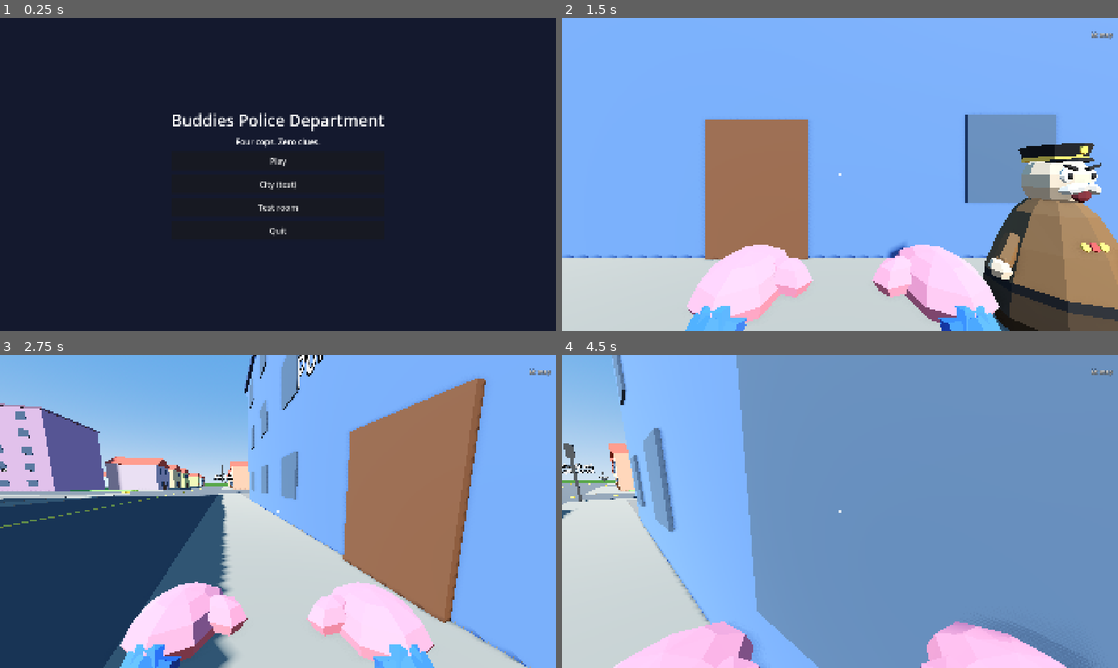
Above: before the commit, frames 1-4 (two rows, left to right).
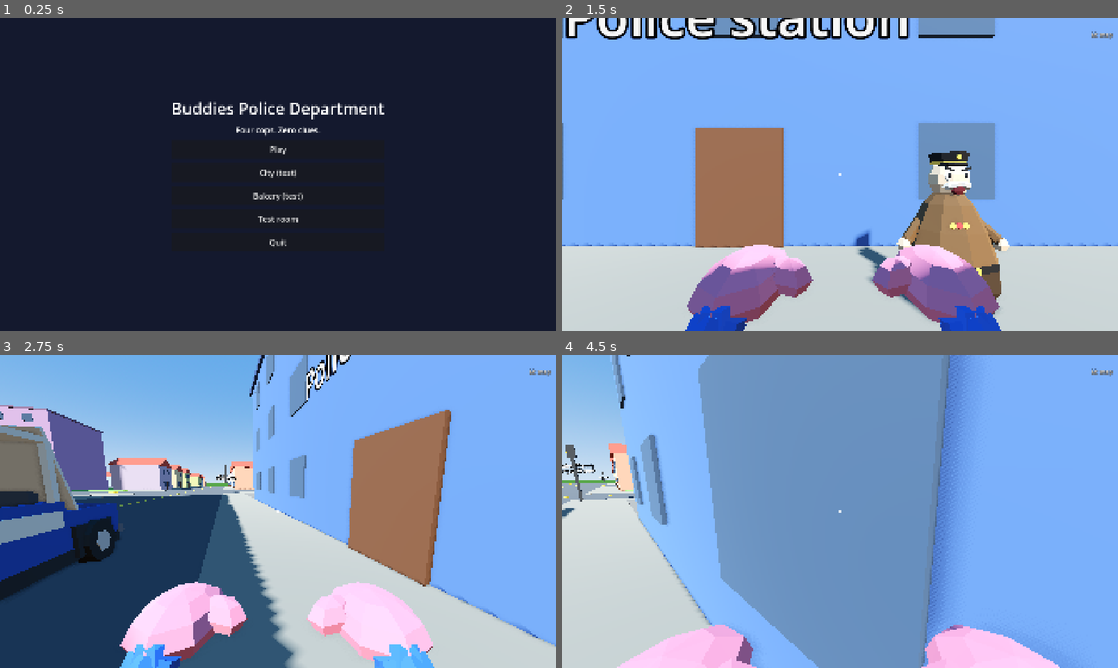
Above: after the commit, the same moments.

Repository: cristiangelini/BPD
Game: Godot game, scene res://scenes/ui/main_menu.tscn
The game is run twice, just before and just after one commit, with the same random seed, the same clock (stepped at 60 frames per second) and the same inputs.
Inputs (mouse positions are in pixels of both pictures, inside the frame that each line leads up to):
- Up to frame 1 (0.25 s): no input
- Up to frame 2 (1.5 s): click "City (test)" (after the commit: "Bakery (test)") at 0.5 s; tap Enter at 1.25 s; move the mouse to (962, 158) at 1.27 s; hold D (move_right) from 1.28 s (still down); hold Shift (run) from 1.28 s (still down); click (962, 158) at 1.42 s
- Up to frame 3 (2.75 s): tap Space (jump) at 1.52, 2.27 s; tap E (use) at 1.55, 2.1 s; move the mouse to (250, 511) at 2.02 s; release D (move_right) at 2.03 s; release Shift (run) at 2.03 s; hold W (move_forward) from 2.03 s (still down); tap Shift (run) at 2.3 s
- Up to frame 4 (4.5 s): keep holding W (move_forward); move the mouse to (851, 505) at 2.77 s; hold R (ask) 2.78-3.53 s; tap E (use) at 3.05 s; move the mouse to (834, 517) at 3.52 s; tap Q (checklist) at 3.6 s; click (834, 517) at 3.67 s; tap Space (jump) at 3.77 s; tap Shift (run) at 3.8 s; move the mouse to (878, 514) at 4.27 s; hold Ctrl (crouch) from 4.28 s (still down)

The runs differ from the first frame. In frame 1, 2.6% of the frame differs, in the area x 31-70%, y 26-74%; in frame 2, 34%; in frame 3, 25%; in frame 4, 37%, in the area x 0-100%, y 0-100%.

Commit message:
Bakery: the place inside, on its lot in the city
Shop, bakehouse, storeroom, bathroom and Marta's flat built from shared
PlaceBuilder pieces, with 12 hiding spots, the locked bakehouse and back
doors, and a menu test button. The city can keep the live place's block
ground so the bakery only brings its own lot.

Co-Authored-By: Claude Opus 5.5 (1M context) <noreply@anthropic.com>
Claude-Session: https://claude.ai/code/session_01UXwRy4nCUmp8Zcg5tBLZhH

Diff:
--- /dev/null
+++ b/scenes/levels/bakery.tscn
@@ -0,0 +1,54 @@
+[gd_scene format=3]
+
+[ext_resource type="Script" path="res://scripts/levels/bakery.gd" id="1"]
+[ext_resource type="Script" path="res://scripts/levels/city.gd" id="4"]
+[ext_resource type="PackedScene" path="res://scenes/player/cop.tscn" id="2"]
+[ext_resource type="PackedScene" path="res://scenes/vehicles/patrol_car.tscn" id="3"]
+
+[sub_resource type="ProceduralSkyMaterial" id="SkyMat"]
+sky_top_color = Color(0.32, 0.56, 0.9, 1)
+sky_horizon_color = Color(0.75, 0.85, 0.95, 1)
+ground_horizon_color = Color(0.75, 0.85, 0.95, 1)
+ground_bottom_color = Color(0.4, 0.37, 0.33, 1)
+
+[sub_resource type="Sky" id="Sky"]
+sky_material = SubResource("SkyMat")
+
+[sub_resource type="Environment" id="Env"]
+background_mode = 2
+sky = SubResource("Sky")
+ambient_light_source = 3
+ambient_light_sky_contribution = 0.6
+ambient_light_energy = 0.45
+tonemap_mode = 2
+tonemap_exposure = 0.85
+ssao_enabled = true
+ssao_radius = 1.2
+ssao_intensity = 1.6
+adjustments_enabled = true
+adjustments_saturation = 1.2
+
+[node name="Bakery" type="Node3D"]
+script = ExtResource("1")
+
+[node name="Environment" type="WorldEnvironment" parent="."]
+environment = SubResource("Env")
+
+[node name="Sun" type="DirectionalLight3D" parent="."]
+transform = Transform3D(0.866, -0.354, 0.354, 0, 0.707, 0.707, -0.5, -0.612, 0.612, 0, 8, 0)
+light_color = Color(1, 0.93, 0.82, 1)
+light_energy = 1.2
+shadow_enabled = true
+shadow_blur = 1.5
+directional_shadow_max_distance = 120.0
+
+[node name="City" type="Node3D" parent="."]
+script = ExtResource("4")
+live_place = "bakery"
+live_block_ground = false
+
+[node name="Built" type="Node3D" parent="."]
+
+[node name="Cop" parent="." instance=ExtResource("2")]
+
+[node name="PatrolCar" parent="." instance=ExtResource("3")]
--- a/scenes/ui/main_menu.tscn
+++ b/scenes/ui/main_menu.tscn
@@ -61,6 +61,13 @@
 theme_override_font_sizes/font_size = 28
 text = "MENU_CITY"
 
+[node name="BakeryButton" type="Button" parent="Box"]
+unique_name_in_owner = true
+custom_minimum_size = Vector2(0, 64)
+layout_mode = 2
+theme_override_font_sizes/font_size = 28
+text = "MENU_BAKERY"
+
 [node name="TestRoomButton" type="Button" parent="Box"]
 unique_name_in_owner = true
 custom_minimum_size = Vector2(0, 64)
--- /dev/null
+++ b/scripts/levels/bakery.gd
@@ -0,0 +1,197 @@
+class_name Bakery
+extends Node3D
+
+## The bakery "El Pan Feliz" (docs/diseno/panaderia.md, step 1): the shop, the bakehouse, the storeroom and a
+## bathroom downstairs, and Marta's flat upstairs, on its lot in the city with the front to +Z. The shop is open,
+## with the shutter half up; the bakehouse door and the back door are locked. Marta, her customers and the stories
+## come in the next steps. Every number here is (propuesta).
+
+const DOOR_SCENE := preload("res://scenes/props/front_door.tscn")
+const HALF_X := 8.0
+const HALF_Z := 7.0
+## The shop floor sits a little over the city's paved block, which runs under it.
+const FLOOR_TOP := 0.06
+## The wall between the shop (front) and the back rooms, and the one between the storeroom (west) and the bakehouse.
+const SHOP_BACK := 1.0
+const STORE_EAST := 0.0
+const STAIR_X := -7.2
+const STAIR_FOOT := -0.2
+const STAIR_RUN := 3.75
+const BAKEHOUSE_DOOR_X := 3.0
+const BACK_DOOR_X := 2.0
+const ENTRANCE_X := -4.0
+const BALCONY_X := 4.0
+const BALCONY_DEPTH := 1.5
+
+const OUTSIDE := Color(0.95, 0.75, 0.4)
+const INSIDE := Color(1.0, 0.93, 0.8)
+const BAKEHOUSE := Color(0.85, 0.85, 0.82)
+const FLAT := Color(0.75, 0.85, 0.95)
+const TILES := Color(0.8, 0.72, 0.62)
+const FLOOR_WOOD := Color(0.66, 0.44, 0.28)
+const WOOD := Color(0.55, 0.36, 0.25)
+const WHITE := Color(0.92, 0.92, 0.88)
+const STEEL := Color(0.6, 0.62, 0.66)
+const GLASS := Color(0.55, 0.75, 0.85, 0.35)
+const BREAD := Color(0.85, 0.58, 0.3)
+const CAKE := Color(1.0, 0.7, 0.8)
+const FLOUR := Color(0.95, 0.93, 0.88)
+const SHUTTER := Color(0.55, 0.57, 0.6)
+const AWNING := Color(0.75, 0.3, 0.25)
+
+## Hiding spots: where something can wait, with its surface height, and whether a heavy item fits.
+const SPOTS := [
+	{"id": "in_oven", "at": Vector3(6.8, FLOOR_TOP + 0.05, -5.6), "heavy": true},
+	{"id": "behind_flour", "at": Vector3(-2.0, FLOOR_TOP, -6.7), "heavy": true},
+	{"id": "in_fridge", "at": Vector3(-0.9, 1.025, -0.2), "heavy": false},
+	{"id": "under_counter", "at": Vector3(3.5, FLOOR_TOP + 0.05, 3.5), "heavy": true},
+	{"id": "in_display", "at": Vector3(-1.5, FLOOR_TOP + 0.05, 4.5), "heavy": false},
+	{"id": "on_mixer", "at": Vector3(0.9, 1.0, -6.0), "heavy": false},
+	{"id": "on_wardrobe", "at": Vector3(7.5, GameScale.FLOOR_HEIGHT + 2.0, 3.0), "heavy": false},
+	{"id": "on_balcony", "at": Vector3(BALCONY_X + 1.0, GameScale.FLOOR_HEIGHT, HALF_Z + 0.8), "heavy": true},
+	{"id": "bread_shelf", "at": Vector3(-7.55, 1.025, 4.0), "heavy": false},
+	{"id": "under_kneading_table", "at": Vector3(4.0, FLOOR_TOP, -2.5), "heavy": true},
+	{"id": "in_bathroom", "at": Vector3(-7.0, FLOOR_TOP, -6.3), "heavy": true},
+	{"id": "under_bed", "at": Vector3(4.0, GameScale.FLOOR_HEIGHT, -3.5), "heavy": false},
+]
+
+## Where the patrol car parks at the station, in this scene's space.
+var station_parking: Transform3D
+var bakehouse_door: FrontDoor
+var back_door: FrontDoor
+var city_map: CityMap
+var _build: PlaceBuilder
+@onready var car: PatrolCar = $PatrolCar
+
+
+func _ready() -> void:
+	_build = PlaceBuilder.new($Built)
+	_build_shell()
+	_build_shop()
+	_build_back_rooms()
+	_build_flat()
+	bakehouse_door = _door(Vector3(BAKEHOUSE_DOOR_X - GameScale.DOOR_WIDTH / 2, 0, SHOP_BACK), 0.0)
+	back_door = _door(Vector3(BACK_DOOR_X + GameScale.DOOR_WIDTH / 2, 0, -HALF_Z), PI)
+	var city: Node3D = $City
+	city.transform = CityLayout.anchor("bakery")
+	station_parking = city.transform * CityLayout.parking("station")
+	car.global_transform = station_parking.translated_local(Vector3.UP * 0.05)
+	$Cop.global_position = car.to_global(Vector3(2.5, 0.1, 0.55))
+	city_map = CityMap.new()
+	add_child(city_map)
+	city_map.setup(city, "bakery", car)
+
+
+func _door(at: Vector3, turn: float) -> FrontDoor:
+	var door: FrontDoor = DOOR_SCENE.instantiate()
+	door.position = at
+	door.rotation.y = turn
+	add_child(door)
+	return door
+
+
+## Floors, outer walls, the roof and the front: the entrance, the shop window with the shutter half up, the sign.
+func _build_shell() -> void:
+	var up := GameScale.FLOOR_HEIGHT
+	_build.slab(-HALF_X, HALF_X, -HALF_Z, HALF_Z, FLOOR_TOP, TILES)
+	# Upstairs floor with the hole over the stairs, and the roof.
+	# The hole is wider than the stairs, so a cop's head doesn't hit its edge, with a railing on its open side.
+	var hole := Rect2(-HALF_X, STAIR_FOOT - STAIR_RUN, STAIR_X + GameScale.STAIR_WIDTH / 2 + 0.6 + HALF_X, STAIR_RUN)
+	_build.slab(-HALF_X, hole.position.x, -HALF_Z, HALF_Z, up, FLOOR_WOOD)
+	_build.slab(hole.end.x, HALF_X, -HALF_Z, HALF_Z, up, FLOOR_WOOD)
+	_build.slab(hole.position.x, hole.end.x, -HALF_Z, hole.position.y, up, FLOOR_WOOD)
+	_build.slab(hole.position.x, hole.end.x, hole.end.y, HALF_Z, up, FLOOR_WOOD)
+	_build.box(Vector3(hole.end.x, up + 0.5, hole.get_center().y), Vector3(0.08, 1.0, STAIR_RUN), WHITE)
+	_build.slab(-HALF_X - 0.2, HALF_X + 0.2, -HALF_Z - 0.2, HALF_Z + 0.2, up * 2, OUTSIDE.darkened(0.35))
+	for level in 2:
+		_build.wall("x", -HALF_Z, -HALF_X, HALF_X, level, [BACK_DOOR_X] if level == 0 else [], OUTSIDE)
+		_build.wall("z", -HALF_X, -HALF_Z, HALF_Z, level, [], OUTSIDE)
+		_build.wall("z", HALF_X, -HALF_Z, HALF_Z, level, [], OUTSIDE)
+	_build.wall("x", HALF_Z, -HALF_X, HALF_X, 1, [BALCONY_X], OUTSIDE)
+	# Downstairs front: wall with the entrance, then the shop window from x = -1 to 7.
+	var height := up - PlaceBuilder.SLAB
+	_build.wall("x", HALF_Z, -HALF_X, -1.0, 0, [ENTRANCE_X], OUTSIDE)
+	_build.box(Vector3(3.0, 0.45, HALF_Z), Vector3(8.0, 0.9, PlaceBuilder.WALL), OUTSIDE)
+	_build.box(Vector3(3.0, 2.4, HALF_Z), Vector3(8.0, height - 2.3, PlaceBuilder.WALL), OUTSIDE)
+	_build.box(Vector3(3.0, 1.6, HALF_Z), Vector3(8.0, 1.4, 0.04), GLASS)
+	_build.box(Vector3(7.5, height / 2, HALF_Z), Vector3(1.0, height, PlaceBuilder.WALL), OUTSIDE)
+	# The shutter, half up over the window and the entrance; an awning; the sign.
+	_build.mesh_box(Vector3(3.0, 2.0, HALF_Z + 0.1), Vector3(8.0, 0.6, 0.05), SHUTTER)
+	_build.mesh_box(Vector3(ENTRANCE_X, 2.0, HALF_Z + 0.1), Vector3(GameScale.DOOR_WIDTH, 0.2, 0.05), SHUTTER)
+	_build.mesh_box(Vector3(0, 2.6, HALF_Z + 0.8), Vector3(HALF_X * 2 - 1, 0.1, 1.5), AWNING)
+	var sign_label := Label3D.new()
+	sign_label.text = "PLACE_BAKERY"
+	sign_label.font_size = 72
+	sign_label.pixel_size = 0.01
+	sign_label.outline_size = 14
+	sign_label.position = Vector3(-3.5, up + 1.5, HALF_Z + 0.12)
+	$Built.add_child(sign_label)
+	# Balcony upstairs, off Marta's bedroom.
+	_build.box(Vector3(BALCONY_X + 0.5, up - 0.1, HALF_Z + BALCONY_DEPTH / 2), Vector3(4.0, 0.2, BALCONY_DEPTH), WHITE)
+	_build.box(Vector3(BALCONY_X + 0.5, up + 0.5, HALF_Z + BALCONY_DEPTH), Vector3(4.0, 1.0, 0.06), WHITE)
+	for x: float in [BALCONY_X - 1.5, BALCONY_X + 2.5]:
+		_build.box(Vector3(x, up + 0.5, HALF_Z + BALCONY_DEPTH / 2), Vector3(0.06, 1.0, BALCONY_DEPTH), WHITE)
+
+
+## The shop: counter (open on Marta's side) with the till, the cake display, the bread shelves on the west wall.
+func _build_shop() -> void:
+	_build.wall("x", SHOP_BACK, -HALF_X, HALF_X, 0, [BAKEHOUSE_DOOR_X], INSIDE)
+	_build.open_box(Vector3(3.5, FLOOR_TOP, 3.5), Vector3(5.0, 1.0, 0.7), "-z", WOOD)
+	_build.box(Vector3(5.2, 1.15, 3.5), Vector3(0.5, 0.3, 0.4), STEEL)
+	_build.open_box(Vector3(-1.5, FLOOR_TOP, 4.5), Vector3(2.0, 1.1, 0.8), "top", GLASS)
+	for x: float in [-2.1, -1.5, -0.9]:
+		var cake := CylinderMesh.new()
+		cake.top_radius = 0.22
+		cake.bottom_radius = 0.22
+		cake.height = 0.25
+		_build.mesh(cake, Vector3(x, FLOOR_TOP + 0.18, 4.5), CAKE)
+	for y: float in [0.4, 1.0, 1.6]:
+		_build.box(Vector3(-7.55, y, 4.0), Vector3(0.6, 0.05, 4.0), WOOD)
+		for z: float in [2.6, 3.4, 4.2, 5.0]:
+			_build.mesh(_loaf(), Vector3(-7.55, y + 0.12, z), BREAD, Vector3(0, 0, PI / 2))
+	_build.light(Vector3(0, 2.2, 4.0))
+	_build.light(Vector3(-5, 2.2, 4.0))
+
+
+## The bakehouse (east): oven, kneading table and mixer. The storeroom (west): flour sacks, fridge, the stairs up,
+## and the bathroom in its corner.
+func _build_back_rooms() -> void:
+	_build.wall("z", STORE_EAST, -HALF_Z, SHOP_BACK, 0, [-3.0], BAKEHOUSE)
+	_build.open_box(Vector3(6.8, FLOOR_TOP, -5.6), Vector3(2.4, 1.6, 1.6), "+z", STEEL)
+	_build.legs(Vector3(4.0, 0, -2.5), Vector2(2.4, 0.9), 0.85, WOOD)
+	_build.box(Vector3(4.0, 0.88, -2.5), Vector3(2.4, 0.06, 0.9), WOOD)
+	_build.box(Vector3(0.9, 0.5, -6.0), Vector3(0.8, 1.0, 0.8), WHITE)
+	for i in 4:
+		_build.box(Vector3(-3.2 + i * 0.65, 0.18, -6.0), Vector3(0.6, 0.35, 0.9), FLOUR)
+	_build.box(Vector3(-2.9, 0.53, -6.0), Vector3(0.6, 0.35, 0.9), FLOUR)
+	_build.open_box(Vector3(-0.9, FLOOR_TOP, -0.2), Vector3(0.9, 2.0, 0.8), "-x", WHITE)
+	_build.box(Vector3(-0.9, 1.0, -0.2), Vector3(0.8, 0.05, 0.7), WHITE)
+	_build.stairs(Vector3(STAIR_X, 0, STAIR_FOOT), STAIR_RUN, WOOD)
+	_build.wall("x", -4.5, -HALF_X, -5.5, 0, [], INSIDE)
+	_build.wall("z", -5.5, -HALF_Z, -4.5, 0, [-5.75], INSIDE)
+	_build.box(Vector3(-7.4, 0.2, -6.3), Vector3(0.45, 0.4, 0.6), WHITE)
+	_build.light(Vector3(4.0, 2.2, -3.0))
+	_build.light(Vector3(-3.0, 2.2, -3.0))
+	_build.light(Vector3(-6.8, 2.2, -5.8))
+
+
+## Marta's flat: living room (west) and bedroom (east), with the balcony off the bedroom.
+func _build_flat() -> void:
+	var up := GameScale.FLOOR_HEIGHT
+	_build.wall("z", STORE_EAST, -HALF_Z, HALF_Z, 1, [3.0], FLAT)
+	_build.legs(Vector3(4.0, up, -3.5), Vector2(1.5, 2.1), 0.34, WOOD)
+	_build.box(Vector3(4.0, up + 0.37, -3.5), Vector3(1.5, 0.06, 2.1), WOOD)
+	_build.box(Vector3(4.0, up + 0.5, -3.5), Vector3(1.4, 0.2, 2.0), WHITE)
+	_build.open_box(Vector3(7.5, up, 3.0), Vector3(0.8, 2.0, 1.2), "-x", WOOD)
+	_build.box(Vector3(-4.0, up + 0.25, 5.8), Vector3(2.2, 0.5, 0.8), Color(0.5, 0.35, 0.6))
+	_build.legs(Vector3(-4.0, up, 2.0), Vector2(1.2, 1.2), 0.72, WOOD)
+	_build.box(Vector3(-4.0, up + 0.75, 2.0), Vector3(1.2, 0.06, 1.2), WOOD)
+	_build.light(Vector3(-4.0, up + 2.2, 0.0))
+	_build.light(Vector3(4.0, up + 2.2, 0.0))
+
+
+func _loaf() -> Mesh:
+	var loaf := CapsuleMesh.new()
+	loaf.radius = 0.1
+	loaf.height = 0.35
+	return loaf
--- a/scripts/levels/city.gd
+++ b/scripts/levels/city.gd
@@ -22,6 +22,8 @@
 
 ## The place whose case is on today: its own scene builds it, so the city leaves its lot empty.
 @export var live_place := ""
+## Whether the live place's scene brings the ground of its whole block (the grandpa's yard) or only its own lot.
+@export var live_block_ground := true
 
 var _materials := {}
 var _built: Node3D
@@ -74,11 +76,11 @@
 
 
 ## Sidewalk ring and the ground of the block: grass for houses and the plaza, paved elsewhere. The live place's
-## block has none: its scene brings its own ground.
+## block has none when its scene brings that ground itself.
 func _block(block: Vector2i) -> void:
 	var center := CityLayout.block_center(block)
 	var live := CityLayout.place(live_place)
-	if not live.is_empty() and live.block == block:
+	if live_block_ground and not live.is_empty() and live.block == block:
 		return
 	var inner := CityLayout.BLOCK - CityLayout.SIDEWALK * 2
 	_mesh_box(center + Vector3(0, 0.015, 0), Vector3(CityLayout.BLOCK, 0.01, CityLayout.BLOCK), SIDEWALK)
--- /dev/null
+++ b/scripts/levels/place_builder.gd
@@ -0,0 +1,142 @@
+class_name PlaceBuilder
+extends RefCounted
+
+## Builds a place to raid out of colored boxes under one node: walls with door gaps, floor slabs, open boxes,
+## legs and lights. The same pieces the grandpa's house builds itself with, shared by the places that came after.
+
+const WALL := 0.15
+const SLAB := 0.2
+
+var root: Node3D
+var _materials := {}
+
+
+func _init(new_root: Node3D) -> void:
+	root = new_root
+
+
+## A wall along "x" (at z = fixed) or "z" (at x = fixed) on floor `level`, with door gaps centered at `doors`.
+func wall(axis: String, fixed: float, from: float, to: float, level: int, doors: Array, color: Color) -> void:
+	var y0 := level * GameScale.FLOOR_HEIGHT
+	var height := GameScale.FLOOR_HEIGHT - SLAB
+	var start := from
+	var sorted_doors := doors.duplicate()
+	sorted_doors.sort()
+	for d: float in sorted_doors:
+		var a := d - GameScale.DOOR_WIDTH / 2
+		var b := d + GameScale.DOOR_WIDTH / 2
+		_wall_piece(axis, fixed, start, a, y0, height, color)
+		_wall_piece(axis, fixed, a, b, y0 + GameScale.DOOR_HEIGHT, height - GameScale.DOOR_HEIGHT, color)
+		start = b
+	_wall_piece(axis, fixed, start, to, y0, height, color)
+
+
+func _wall_piece(axis: String, fixed: float, a: float, b: float, y0: float, height: float, color: Color) -> void:
+	if b - a < 0.01 or height < 0.01:
+		return
+	var mid := (a + b) / 2
+	if axis == "x":
+		box(Vector3(mid, y0 + height / 2, fixed), Vector3(b - a, height, WALL), color)
+	else:
+		box(Vector3(fixed, y0 + height / 2, mid), Vector3(WALL, height, b - a), color)
+
+
+## A floor slab whose top is at y = top.
+func slab(x0: float, x1: float, z0: float, z1: float, top: float, color: Color) -> void:
+	if x1 - x0 < 0.01 or z1 - z0 < 0.01:
+		return
+	box(Vector3((x0 + x1) / 2, top - SLAB / 2, (z0 + z1) / 2), Vector3(x1 - x0, SLAB, z1 - z0), color)
+
+
+## A ramp to walk up one floor along -Z from `foot`, under treads that are only for the look.
+func stairs(foot: Vector3, run: float, color: Color) -> void:
+	var rise := GameScale.FLOOR_HEIGHT
+	var steps := roundi(rise / GameScale.STEP_HEIGHT)
+	var depth := run / steps
+	for i in steps:
+		var top := foot.y + (i + 1) * GameScale.STEP_HEIGHT
+		mesh_box(Vector3(foot.x, top - 0.03, foot.z - (i + 0.5) * depth), Vector3(GameScale.STAIR_WIDTH, 0.06, depth), color)
+	var ramp := body(foot + Vector3(0, rise / 2, -run / 2))
+	ramp.rotation.x = atan2(rise, run)
+	shape(ramp, Vector3(GameScale.STAIR_WIDTH, 0.05, Vector2(run, rise).length()))
+
+
+## Four thin legs under a footprint, from the floor up to height.
+func legs(center: Vector3, footprint: Vector2, height: float, color: Color) -> void:
+	for sx: float in [-1.0, 1.0]:
+		for sz: float in [-1.0, 1.0]:
+			var at := center + Vector3(sx * (footprint.x / 2 - 0.06), height / 2, sz * (footprint.y / 2 - 0.06))
+			box(at, Vector3(0.08, height, 0.08), color)
+
+
+## A box open on one face ("top", "-x", "+x", "-z" or "+z"), standing on bottom_center.
+func open_box(bottom_center: Vector3, size: Vector3, open: String, color: Color) -> void:
+	var t := 0.05
+	var center := bottom_center + Vector3(0, size.y / 2, 0)
+	var faces := {
+		"bottom": [Vector3(0, -size.y / 2 + t / 2, 0), Vector3(size.x, t, size.z)],
+		"top": [Vector3(0, size.y / 2 - t / 2, 0), Vector3(size.x, t, size.z)],
+		"-x": [Vector3(-size.x / 2 + t / 2, 0, 0), Vector3(t, size.y, size.z)],
+		"+x": [Vector3(size.x / 2 - t / 2, 0, 0), Vector3(t, size.y, size.z)],
+		"-z": [Vector3(0, 0, -size.z / 2 + t / 2), Vector3(size.x, size.y, t)],
+		"+z": [Vector3(0, 0, size.z / 2 - t / 2), Vector3(size.x, size.y, t)],
+	}
+	for face: String in faces:
+		if face != open:
+			box(center + faces[face][0], faces[face][1], color)
+
+
+func light(at: Vector3) -> void:
+	var lamp := OmniLight3D.new()
+	lamp.position = at
+	lamp.light_color = Color(1.0, 0.82, 0.6)
+	lamp.light_energy = 0.7
+	lamp.omni_range = 8.0
+	root.add_child(lamp)
+
+
+func box(center: Vector3, size: Vector3, color: Color) -> void:
+	shape(body(center), size)
+	mesh_box(center, size, color)
+
+
+func body(at: Vector3) -> StaticBody3D:
+	var static_body := StaticBody3D.new()
+	static_body.position = at
+	root.add_child(static_body)
+	return static_body
+
+
+func shape(static_body: StaticBody3D, size: Vector3) -> void:
+	var collision := CollisionShape3D.new()
+	var box_shape := BoxShape3D.new()
+	box_shape.size = size
+	collision.shape = box_shape
+	static_body.add_child(collision)
+
+
+func mesh_box(center: Vector3, size: Vector3, color: Color) -> void:
+	var box_mesh := BoxMesh.new()
+	box_mesh.size = size
+	mesh(box_mesh, center, color)
+
+
+func mesh(new_mesh: Mesh, at: Vector3, color: Color, turn := Vector3.ZERO) -> void:
+	var instance := MeshInstance3D.new()
+	instance.mesh = new_mesh
+	instance.rotation = turn
+	instance.material_override = material(color)
+	instance.position = at
+	root.add_child(instance)
+
+
+func material(color: Color) -> StandardMaterial3D:
+	if not _materials.has(color):
+		var new_material := StandardMaterial3D.new()
+		new_material.albedo_color = color
+		new_material.roughness = 0.9
+		# See-through colors (glass) need blending.
+		if color.a < 1.0:
+			new_material.transparency = BaseMaterial3D.TRANSPARENCY_ALPHA
+		_materials[color] = new_material
+	return _materials[color]
--- a/scripts/ui/main_menu.gd
+++ b/scripts/ui/main_menu.gd
@@ -5,10 +5,12 @@
 
 const PLAY_SCENE := "res://scenes/levels/grandpa_house.tscn"
 const CITY_SCENE := "res://scenes/levels/city.tscn"
+const BAKERY_SCENE := "res://scenes/levels/bakery.tscn"
 const TEST_ROOM_SCENE := "res://scenes/levels/grey_room.tscn"
 
 @onready var _play_button: Button = %PlayButton
 @onready var _city_button: Button = %CityButton
+@onready var _bakery_button: Button = %BakeryButton
 @onready var _test_room_button: Button = %TestRoomButton
 @onready var _quit_button: Button = %QuitButton
 
@@ -17,6 +19,7 @@
 	# Until the station and the patrol car exist, Play opens the grandpa's house directly.
 	_play_button.pressed.connect(_on_play_pressed)
 	_city_button.pressed.connect(func() -> void: get_tree().change_scene_to_file(CITY_SCENE))
+	_bakery_button.pressed.connect(func() -> void: get_tree().change_scene_to_file(BAKERY_SCENE))
 	_test_room_button.pressed.connect(_on_test_room_pressed)
 	_quit_button.pressed.connect(_on_quit_pressed)
 
--- /dev/null
+++ b/tests/unit/test_bakery.gd
@@ -0,0 +1,67 @@
+extends GutTest
+
+## The bakery "El Pan Feliz" (docs/diseno/panaderia.md, step 1): the place itself, on its lot in the city.
+
+const BAKERY_SCENE := preload("res://scenes/levels/bakery.tscn")
+const TICK := 1.0 / 60.0
+
+
+func _bakery() -> Bakery:
+	var bakery: Bakery = BAKERY_SCENE.instantiate()
+	bakery.get_node("Cop").input_enabled = false
+	add_child_autofree(bakery)
+	return bakery
+
+
+func test_twelve_spots_inside_the_building_each_on_a_surface() -> void:
+	var bakery := _bakery()
+	await wait_physics_frames(2)
+	assert_eq(Bakery.SPOTS.size(), 12)
+	var space := bakery.get_world_3d().direct_space_state
+	for spot: Dictionary in Bakery.SPOTS:
+		var at: Vector3 = spot.at
+		var inside := absf(at.x) < Bakery.HALF_X and absf(at.z) < Bakery.HALF_Z
+		var on_balcony: bool = spot.id == "on_balcony"
+		assert_true(inside or on_balcony, "%s is inside the bakery" % spot.id)
+		var query := PhysicsRayQueryParameters3D.create(at + Vector3.UP * 0.25, at + Vector3.DOWN * 0.2)
+		var hit := space.intersect_ray(query)
+		assert_false(hit.is_empty(), "%s has something under it" % spot.id)
+		if not hit.is_empty():
+			assert_almost_eq((hit.position as Vector3).y, at.y, 0.03, "%s sits on its surface" % spot.id)
+
+
+func test_the_shop_is_open_and_the_bakehouse_and_back_door_are_locked() -> void:
+	var bakery := _bakery()
+	await wait_physics_frames(2)
+	assert_true(bakery.bakehouse_door.locked)
+	assert_true(bakery.back_door.locked)
+	# Nothing stands in the open entrance from the street into the shop.
+	var space := bakery.get_world_3d().direct_space_state
+	var query := PhysicsRayQueryParameters3D.create(Vector3(Bakery.ENTRANCE_X, 1.0, Bakery.HALF_Z + 2),
+		Vector3(Bakery.ENTRANCE_X, 1.0, Bakery.HALF_Z - 2))
+	assert_true(space.intersect_ray(query).is_empty(), "the shop entrance is open")
+
+
+func test_the_bakery_sits_on_its_lot_and_the_car_starts_at_the_station() -> void:
+	var bakery := _bakery()
+	await wait_physics_frames(2)
+	var city: Node3D = bakery.get_node("City")
+	var lot := CityLayout.place("bakery")
+	var center := CityLayout.lot_center(lot.block, lot.side, lot.along, lot.size.z)
+	assert_lt((city.transform * center).distance_to(Vector3.ZERO), 0.01, "the bakery is at the origin of its scene")
+	assert_lt(bakery.car.global_position.distance_to(bakery.station_parking.origin), 0.2)
+	assert_lt(bakery.get_node("Cop").global_position.distance_to(bakery.car.global_position), 4.0)
+	assert_eq(bakery.city_map.target, "bakery")
+
+
+func test_cop_walks_up_to_martas_flat() -> void:
+	var bakery := _bakery()
+	var cop: Cop = bakery.get_node("Cop")
+	cop.global_position = Vector3(Bakery.STAIR_X, Bakery.FLOOR_TOP + 0.1, Bakery.STAIR_FOOT + 0.5)
+	for i in 20:
+		cop.step(TICK, Vector2.ZERO, false, false, false)
+		await wait_physics_frames(1)
+	for i in 150:
+		cop.step(TICK, Vector2(0, -1), false, false, false)
+		await wait_physics_frames(1)
+	assert_gt(cop.global_position.y, GameScale.FLOOR_HEIGHT - 0.1, "the cop reaches the upper floor")
--- a/translations/texts.csv
+++ b/translations/texts.csv
@@ -165,6 +165,7 @@
 SUSPECT_fight,Club de lucha de jubilados,Retirees fight club,Clube da luta dos aposentados
 CLUE_SUSPECT_fight,"Unos guantes de boxeo gastados, talle jubilado.","A pair of worn boxing gloves, retiree size.","Umas luvas de boxe gastas, tamanho aposentado."
 MENU_CITY,Ciudad (prueba),City (test),Cidade (teste)
+MENU_BAKERY,Panadería (prueba),Bakery (test),Padaria (teste)
 PLACE_STATION,Comisaría,Police station,Delegacia
 PLACE_HOTEL,Hotel Gran Siesta,Grand Nap Hotel,Hotel Grande Soneca
 PLACE_INSURANCE,Seguros Todo Tranquilo,All Calm Insurance,Seguros Tudo Tranquilo
Not shown, added: scripts/levels/bakery.gd.uid
Not shown, added: scripts/levels/place_builder.gd.uid
Not shown, added: tests/unit/test_bakery.gd.uid
Not shown, changed: CHANGELOG.md
